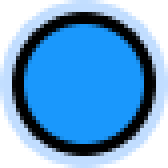
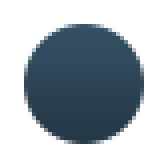
Revision of a layered w=168, h=168 image; what changed, layer by layer:
hid group "BTN ON" (1st of 2) (2 layers) over [24, 24, 144, 144]
